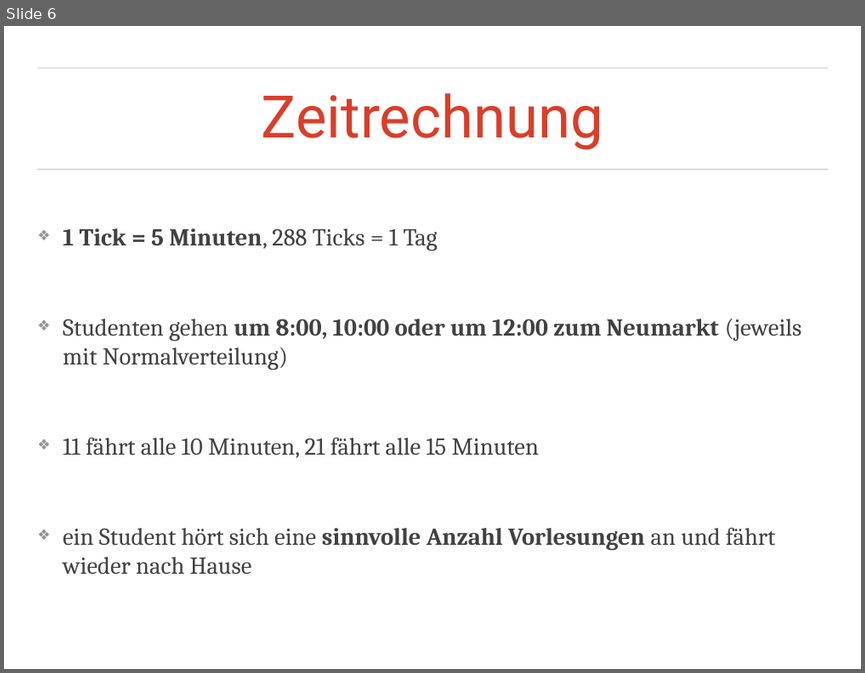
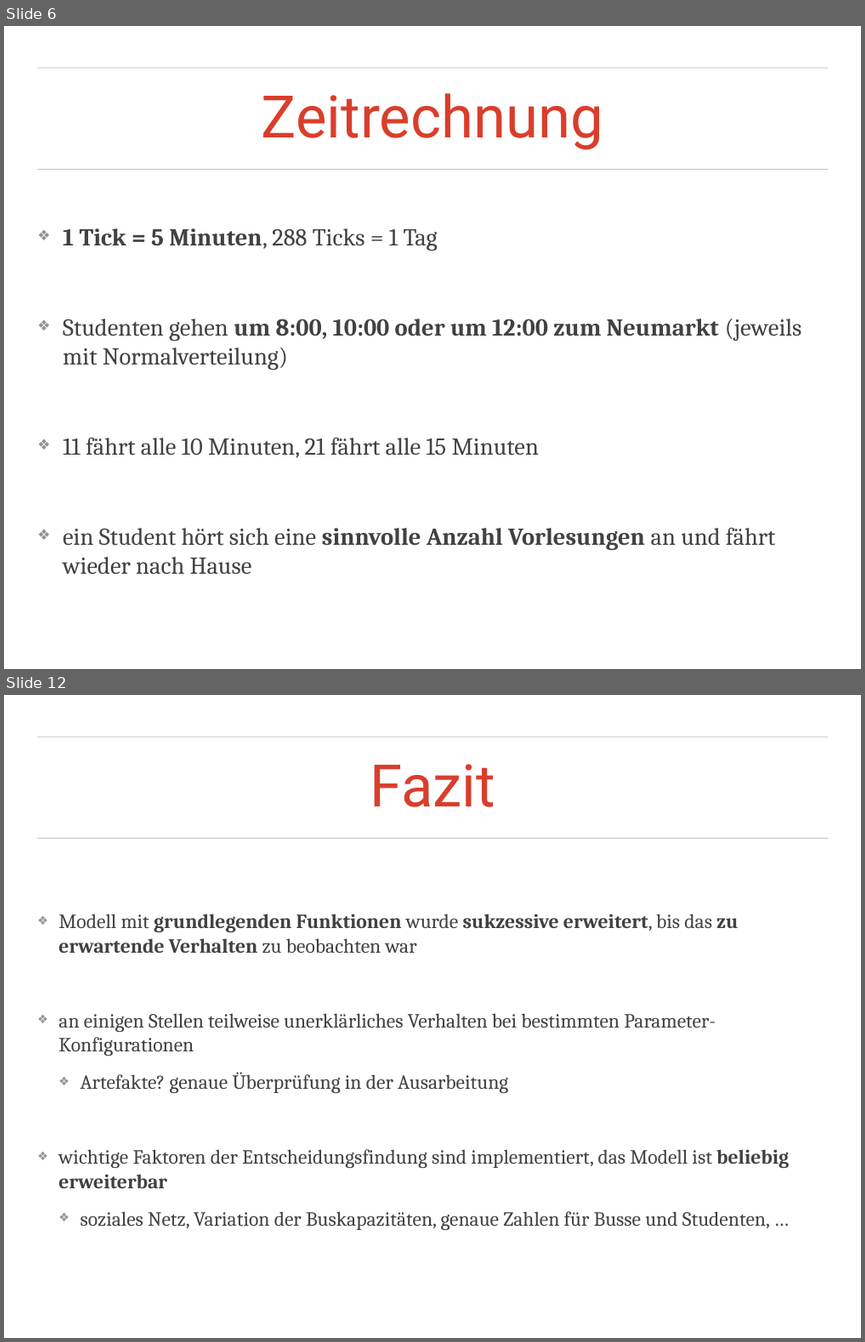
Before and after one commit to jvogtherr/OScillate, a slide deck: OScillate_Praesentation.ppt. Shown one above the other, each under a label of ours: slide 6 before the commit, slides 6 and 12 after it; the slides between them are not shown. The pictures are 865x673 and 865x1342 pixels, drawn with LibreOffice and Linux fonts; fonts in the diff are those of the drawing; background and template pictures are left out. Boxes give left, top, right and bottom in pixels: in the first picture for what was removed or moved away, otherwise in the second. Text is boxed around its words. In the diff, an @@ line names an element or a change of style, - is before the commit and + after.

```diff
--- a/OScillate_Praesentation.ppt
+++ b/OScillate_Praesentation.ppt
@@ slide 12 added at [4,695,861,1338], background picture (left out); not listed: 2 template elements that a slide beside it also shows @@
@@ title added at [370,764,495,807], 70 pt, text #D93E2B @@
+Fazit
@@ text added at [58,913,789,1230], 24 pt, text #414141 @@
+❖ Modell mit grundlegenden Funktionen wurde sukzessive erweitert, bis das zu erwartende Verhalten zu beobachten war
+❖ an einigen Stellen teilweise unerklärliches Verhalten bei bestimmten Parameter-Konfigurationen
+  ❖ Artefakte? genaue Überprüfung in der Ausarbeitung
+❖ wichtige Faktoren der Entscheidungsfindung sind implementiert, das Modell ist beliebig erweiterbar
+  ❖ soziales Netz, Variation der Buskapazitäten, genaue Zahlen für Busse und Studenten, …
```
Also in this commit, not shown: 3 slides changed, 2 other slides added, 2 slides removed, 45 other files.
